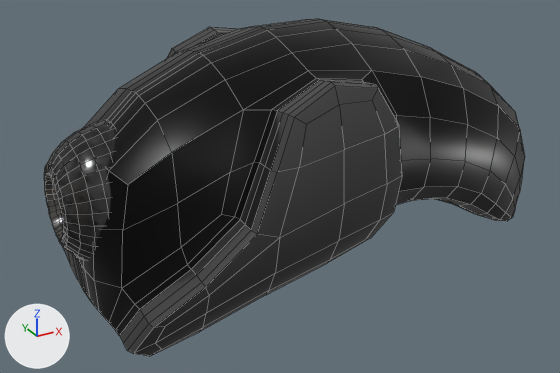
One commit to the FBX model Swarms/Assets/Models/agent2.fbx: the scene before it, then after it.
Before and after are seen from a 50 mm camera at (-5.72, -7.89, 4.01) aimed at (-1.33, 0.09, 0.02). The axes (+X, +Y, +Z) are drawn at lower left. The lights are the same throughout. Mesh edges are drawn as thin lines. Vertices at the same position are counted once.

The scene before the commit, as lines of its bpy script (objects in view):
```python
mat_sides = principled_material('Sides')
mat_sides.base_color = (0.127, 0.127, 0.127)  # dark grey #646464
mat_sides.metallic = 0.894
mat_sides.roughness = 0.137
me_cube_002 = bpy.data.meshes.new('Cube.002')
me_cube_002.from_pydata(...)  # 1117 vertices, 1104 faces; spans x -4.18..2.79, y -1.29..2.11, z -1.84..1.84
# faces by material slot: [344, 664, 96]
me_cube_002.materials.append(mat_base)  # black #101010
me_cube_002.materials.append(mat_sides)  # dark grey #646464
me_cube_002.materials.append(mat_light)  # white #e7e7e7
ob_cube_001 = bpy.data.objects.new('Cube.001', me_cube_002)
ob_cube_001.location = (0.0, 0.0, 0.0)
ob_cube_001.rotation_euler = (1.571, 0.0, 0.0)  # degrees (90, 0, 0)
```
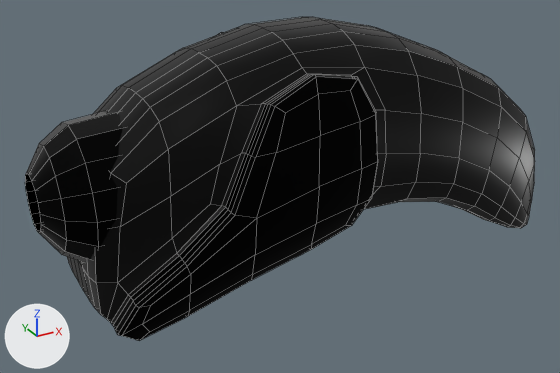
Patch to the scene script:
```diff
--- a/Swarms/Assets/Models/agent2.fbx.py
+++ b/Swarms/Assets/Models/agent2.fbx.py
@@ mat_sides @@
 mat_sides = principled_material('Sides')
-mat_sides.base_color = (0.127, 0.127, 0.127)  # dark grey #646464
+mat_sides.base_color = (0.0, 0.0, 0.0)  # black #000000
 mat_sides.metallic = 0.894
@@ me_cube_002 @@
 # used by ob_cube_001; location = (0.0, 0.0, 0.0); rotation_euler = (1.571, 0.0, 0.0), in degrees (90, 0, 0)
-me_cube_002.from_pydata(...)  # 1117 vertices, 1104 faces; spans x -4.18..2.79, y -1.29..2.11, z -1.84..1.84
+me_cube_002.from_pydata(...)  # 498 vertices, 496 faces; spans x -4.0..2.79, y -1.34..1.34, z -1.29..2.11
+# me_cube_002 part 1: the loose piece of 498 vertices spanning x -4.0..2.79, y -1.29..2.11, z -1.84..1.84 is rebuilt with 498 vertices and now spans x -4.0..2.79, y -1.34..1.34, z -1.29..2.11
+# me_cube_002 part 2: the loose piece of 619 vertices spanning x -4.18..-3.47, y -0.42..1.26, z -0.84..0.84 is deleted
 me_cube_002.materials.append(mat_base)
 me_cube_002.materials.append(mat_sides)
-me_cube_002.materials.append(mat_light)  # white #e7e7e7
@@ me_cube_004 @@
+me_cube_004.from_pydata(...)  # 97 vertices, 96 faces; spans x -4.27..-3.17, y -0.86..0.86, z -0.44..1.29
+# faces by material slot: [80, 16]
+me_cube_004.materials.append(mat_sides)  # black #000000
+me_cube_004.materials.append(mat_light)  # white #e7e7e7
@@ ob_cube_001 @@
 ob_cube_001.location = (0.0, 0.0, 0.0)
-ob_cube_001.rotation_euler = (1.571, 0.0, 0.0)  # degrees (90, 0, 0)
@@ ob_cube_002 @@
+ob_cube_002 = bpy.data.objects.new('Cube.002', me_cube_004)
+ob_cube_002.location = (-0.126, 0.0, 0.088)
```

Changed parts and their boxes (x1, y1, x2, y2) in the pictures (560 x 373 px):
'Cube.001', recoloured, reshaped, turned: before (44, 19, 525, 356); after (67, 17, 535, 341)
'Cube.002', added (black): after (25, 111, 123, 263)
part 1 of me_cube_002, rebuilt: before (63, 19, 525, 356); after (67, 17, 535, 341)
part 2 of me_cube_002, deleted: before (44, 121, 115, 259)
